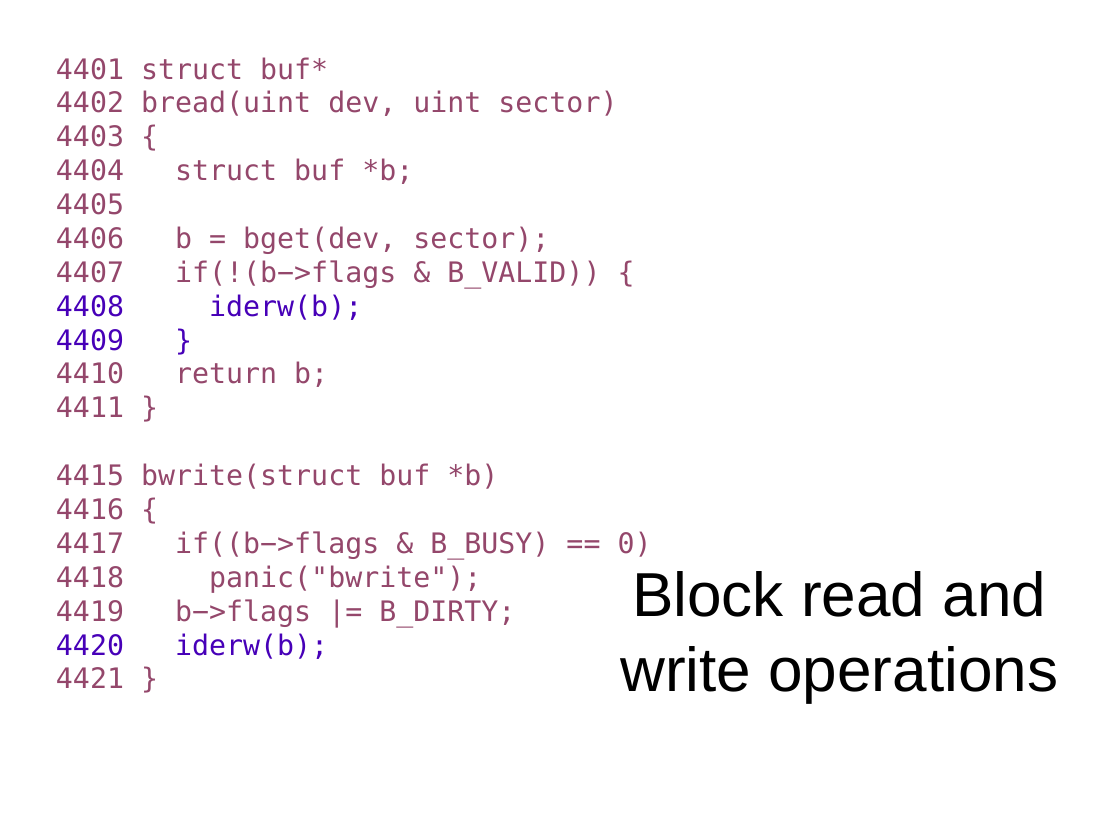
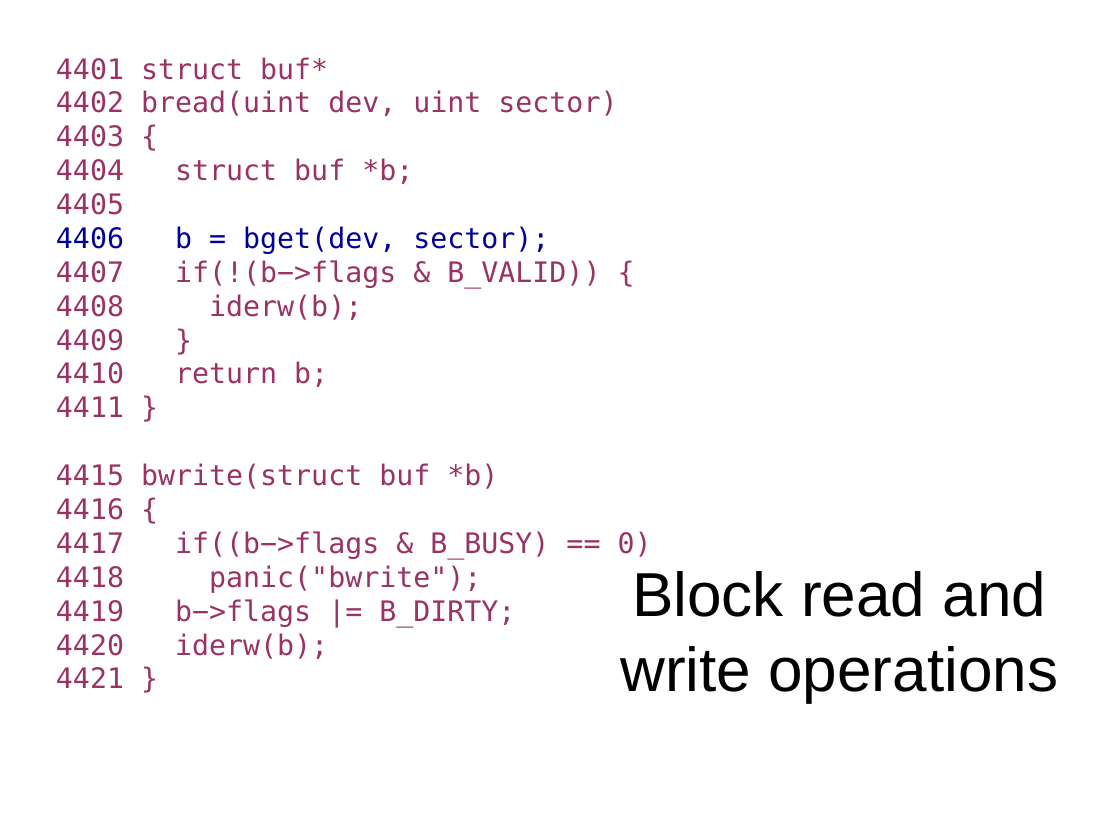
Before and after one commit to antonburtsev/cs5460, a slide deck: slide 26 of lectures/lecture16-file-system/lecture16-file-system.odp (slide 20 before the commit). Drawn at 1120x840 pixels with LibreOffice and Linux fonts; fonts in the diff are those of the drawing. Boxes give left, top, right and bottom in pixels: in the first picture for what was removed or moved away, otherwise in the second. Text is boxed around its words. In the diff, an @@ line names an element or a change of style, - is before the commit and + after.

```diff
--- a/lectures/lecture16-file-system/lecture16-file-system.odp
+++ b/lectures/lecture16-file-system/lecture16-file-system.odp
@@ text "4401 struct buf*" at <box>56,57,652,688</box>: text colour #94476B to #993366 in "4401 struct buf*", "4402 bread(uint dev, uint sector)", "4403 {", "4404 struct buf *b;" and 10 more places; text colour #94476B to #000099 in "4406 b = bget(dev, sector);"; text colour #4700B8 to #993366 in "4408 iderw(b);", "4409 }", "4420 iderw(b);" @@
```
Also in this commit, not shown: 8 other slides changed, 8 slides added, 2 other files.
